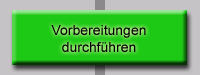
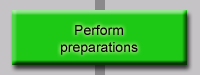
Layers edited between the first and the second 200px x 75px image:
renamed "Vorbereitungen durchführen" to "Perform preparations", painted on it over (51, 25, 146, 55)
